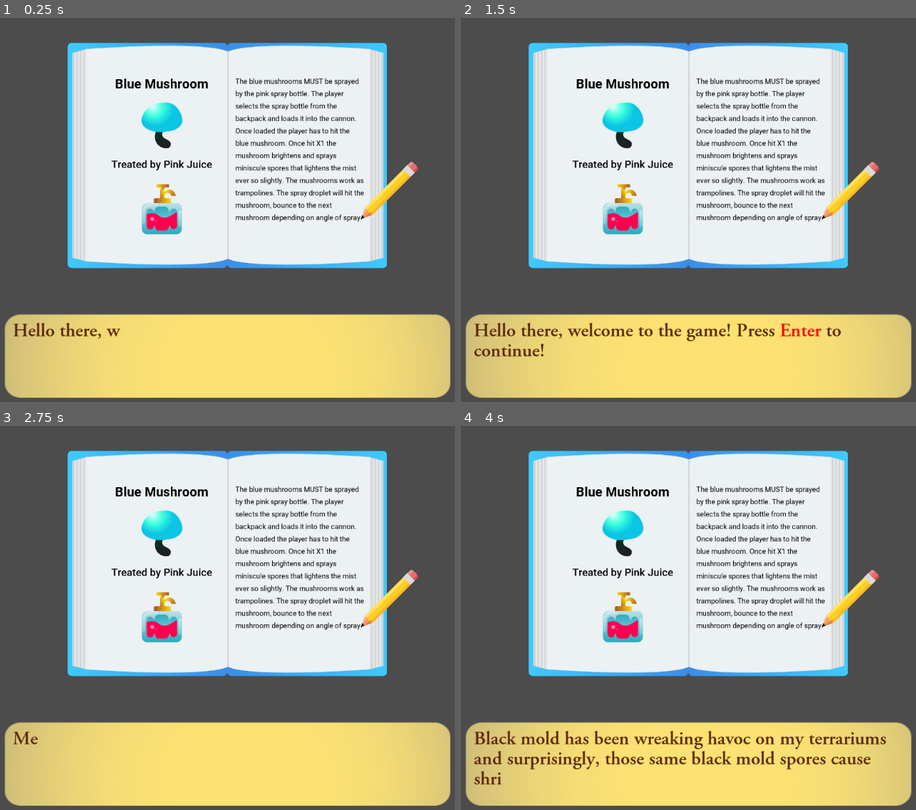
Above: before the commit, frames 1-4 (two rows, left to right).
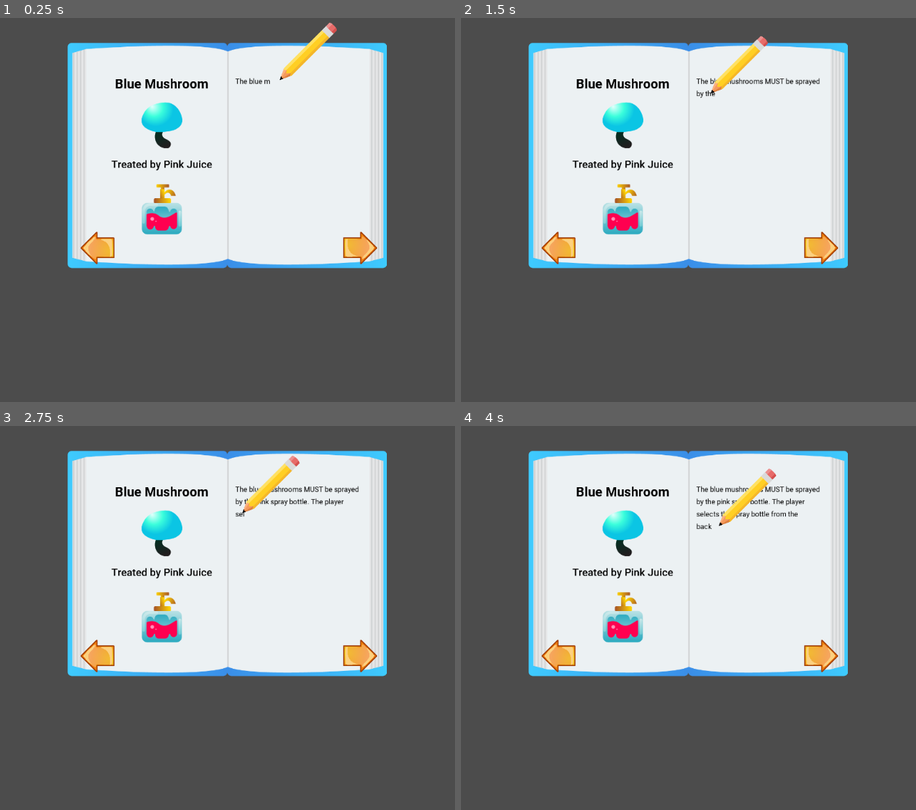
Above: after the commit, the same moments.

Repository: kleimaj/gaming-club-dev
Game: Godot game, scene res://Scenes/Cutscene/Cutscene.tscn
Same seed, same stepped clock (60 frames per second), same inputs: the game is played once before the commit and once after it. This scene is started directly instead of the project's main scene.
Inputs (mouse positions are in pixels of both pictures, inside the frame that each line leads up to):
- Up to frame 1 (0.25 s): no input
- Up to frame 2 (1.5 s): click (556, 248) at 0.52 s; click (820, 248) at 1.27 s
- Up to frame 3 (2.75 s): tap Enter (ui_accept) at 2, 2.27 s; move the mouse to (350, 598) at 2.02 s; hold D (forward) from 2.03 s (still down); click (350, 598) at 2.1 s
- Up to frame 4 (4 s): move the mouse to (579, 637) at 2.77 s; release D (forward) at 2.78 s; hold A (back) 2.78-3.53 s; click (579, 637) at 2.85 s; tap Enter (ui_accept) at 3.02 s; move the mouse to (743, 525) at 3.52 s; hold D (forward) from 3.53 s (still down); click (743, 525) at 3.6 s

The runs differ from the first frame. In frame 1, 25% of the frame differs, in the area x 0-100%, y 1-99%; in frame 2, 25%; in frame 3, 25%; in frame 4, 25%.

Commit message:
adds PageMap and IconButtons to Book

Diff:
--- a/Scenes/Cutscene/Cutscene.tscn
+++ b/Scenes/Cutscene/Cutscene.tscn
@@ -12,6 +12,8 @@
 [ext_resource path="res://Fonts/Roboto-Regular.ttf" type="DynamicFontData" id=10]
 [ext_resource path="res://Scripts/Book.gd" type="Script" id=11]
 [ext_resource path="res://Assets/GFX/cutscene/Book/pencil.png" type="Texture" id=12]
+[ext_resource path="res://Assets/GFX/cutscene/Book/arrow.png" type="Texture" id=13]
+[ext_resource path="res://Assets/GFX/cutscene/Book/arrow-right.png" type="Texture" id=14]
 
 [sub_resource type="DynamicFont" id=3]
 size = 40
@@ -31,7 +33,7 @@
 
 [sub_resource type="Animation" id=7]
 resource_name = "ShowDescription"
-length = 15.0
+length = 16.0
 step = 0.01
 tracks/0/type = "value"
 tracks/0/path = NodePath("Description:percent_visible")
@@ -56,6 +58,18 @@
 "transitions": PoolRealArray( 1, 1 ),
 "update": 0,
 "values": [ 0.0, 1.0 ]
+}
+tracks/2/type = "value"
+tracks/2/path = NodePath("../../Path2D/PathFollow2D/Sprite:visible")
+tracks/2/interp = 1
+tracks/2/loop_wrap = true
+tracks/2/imported = false
+tracks/2/enabled = true
+tracks/2/keys = {
+"times": PoolRealArray( 15.07, 15.69 ),
+"transitions": PoolRealArray( 1, 1 ),
+"update": 1,
+"values": [ true, false ]
 }
 
 [sub_resource type="Curve2D" id=6]
@@ -200,23 +214,46 @@
 custom_colors/default_color = Color( 0, 0, 0, 1 )
 bbcode_enabled = true
 bbcode_text = "The blue mushrooms MUST be sprayed by the pink spray bottle. The player selects the spray bottle from th …(331 unchanged characters)…
+visible_characters = 3
+percent_visible = 0.009
 text = "The blue mushrooms MUST be sprayed by the pink spray bottle. The player selects the spray bottle from the backp …(324 unchanged characters)…
 
 [node name="AnimationPlayer" type="AnimationPlayer" parent="Book/BookTexture/HBoxContainer/RightContainer"]
 anims/ShowDescription = SubResource( 7 )
 
 [node name="ArrowContainer" type="HBoxContainer" parent="Book/BookTexture"]
+anchor_left = 0.5
 anchor_top = 1.0
-anchor_right = 1.0
-anchor_bottom = 1.0
+anchor_right = 0.5
+anchor_bottom = 1.0
+margin_left = -450.214
+margin_top = -112.0
+margin_right = 8651.79
+margin_bottom = 885.0
+rect_scale = Vector2( 0.1, 0.1 )
+custom_constants/separation = 7000
+__meta__ = {
+"_edit_use_anchors_": false
+}
+
+[node name="LeftButton" type="TextureButton" parent="Book/BookTexture/ArrowContainer"]
+margin_right = 1051.0
+margin_bottom = 997.0
+texture_normal = ExtResource( 13 )
+
+[node name="RightButton" type="TextureButton" parent="Book/BookTexture/ArrowContainer"]
+margin_left = 8051.0
+margin_right = 9102.0
+margin_bottom = 997.0
+texture_normal = ExtResource( 14 )
 
 [node name="Path2D" type="Path2D" parent="Book/BookTexture"]
 curve = SubResource( 6 )
 
 [node name="PathFollow2D" type="PathFollow2D" parent="Book/BookTexture/Path2D"]
-position = Vector2( 901.956, 543.523 )
+position = Vector2( 560.142, 116.481 )
 rotation = 0.00520463
-offset = 7860.53
+offset = 47.1632
 rotate = false
 loop = false
 
@@ -230,6 +267,7 @@
 [node name="WritingTween" type="Tween" parent="Book/BookTexture"]
 
 [node name="DialogueBox" type="Control" parent="."]
+visible = false
 anchor_left = 0.5
 anchor_top = 1.0
 anchor_right = 0.5
@@ -267,7 +305,7 @@
 
 [node name="Indicator" type="Sprite" parent="DialogueBox"]
 visible = false
-position = Vector2( 755.986, 115.117 )
+position = Vector2( 755.986, 107.864 )
 scale = Vector2( 0.16, 0.16 )
 texture = ExtResource( 4 )
 
@@ -288,3 +326,5 @@
 bbcode_enabled = true
 bbcode_text = "Name"
 text = "Name"
+[connection signal="pressed" from="Book/BookTexture/ArrowContainer/LeftButton" to="Book" method="_on_LeftButton_pressed"]
+[connection signal="pressed" from="Book/BookTexture/ArrowContainer/RightButton" to="Book" method="_on_RightButton_pressed"]
--- a/Scripts/Book.gd
+++ b/Scripts/Book.gd
@@ -6,9 +6,36 @@
 
 export var speed = 850
 
+var PageMap = [
+	{
+		"mushroom_title": "[center]Blue Fungi[/center]",
+		"mushroom_sprite": "res://Assets/GFX/UI/blueMushIcon.png",
+		"juice_title": "[center]Treated by Pink Juice[/center]",
+		"juice_sprite": "res://Assets/GFX/UI/newBottles/bottle2.png"
+	},
+	{
+		"mushroom_title": "[center]Green Fungi[/center]",
+		"mushroom_sprite":"res://Assets/GFX/UI/greenMushIcon.png" ,
+		"juice_title": "[center]Treated by Pink Juice[/center]",
+		"juice_sprite": "res://Assets/GFX/UI/newBottles/bottle2.png"
+	},
+	{
+		"mushroom_title": "[center]Blue Spotted Fungi[/center]",
+		"mushroom_sprite": "res://Assets/GFX/UI/blueSpotsMushIcon.png",
+		"juice_title": "[center]Treated by Yellow Juice[/center]",
+		"juice_sprite": "res://Assets/GFX/UI/newBottles/bottle1.png"
+	},
+	{
+		"mushroom_title": "[center]Green Spotted Fungi[/center]",
+		"mushroom_sprite": "res://Assets/GFX/UI/greenSpotsMushIcon.png",
+		"juice_title": "[center]Treated by Yellow Juice[/center]",
+		"juice_sprite": "res://Assets/GFX/UI/newBottles/bottle1.png"
+	}
+]
+
 func _ready():
 	set_process(true)
-#	show_book_description()
+	$BookTexture/HBoxContainer/RightContainer/AnimationPlayer.play("ShowDescription")
 
 func _process(delta):
 #	follow.set_offset(follow.get_offset() + speed * delta)
@@ -23,3 +50,11 @@
 #	description.percent_visible = 0
 #	$BookTexture/WritingTween.interpolate_property($BookTexture/HBoxContainer/RightContainer/Description, "percent_visible", 0, 1, 6, Tween.TRANS_LINEAR, Tween.EASE_IN_OUT)
 #	$BookTexture/WritingTween.start()
+
+
+func _on_LeftButton_pressed():
+	pass # Replace with function body.
+
+
+func _on_RightButton_pressed():
+	pass # Replace with function body.
Binary file added: Assets/GFX/cutscene/Book/arrow-right.png
Not shown, added: Assets/GFX/cutscene/Book/arrow-right.png.import
Binary file added: Assets/GFX/cutscene/Book/arrow.png
Not shown, added: Assets/GFX/cutscene/Book/arrow.png.import
Not shown: 1 places in Scenes/Cutscene/Cutscene.tscn that only renumber resources
